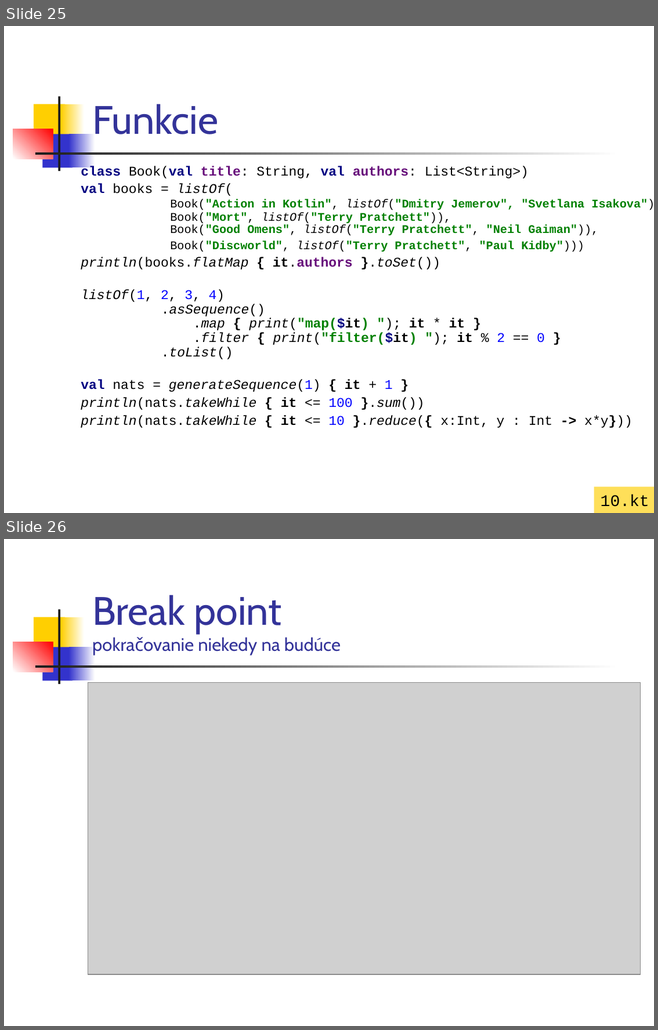
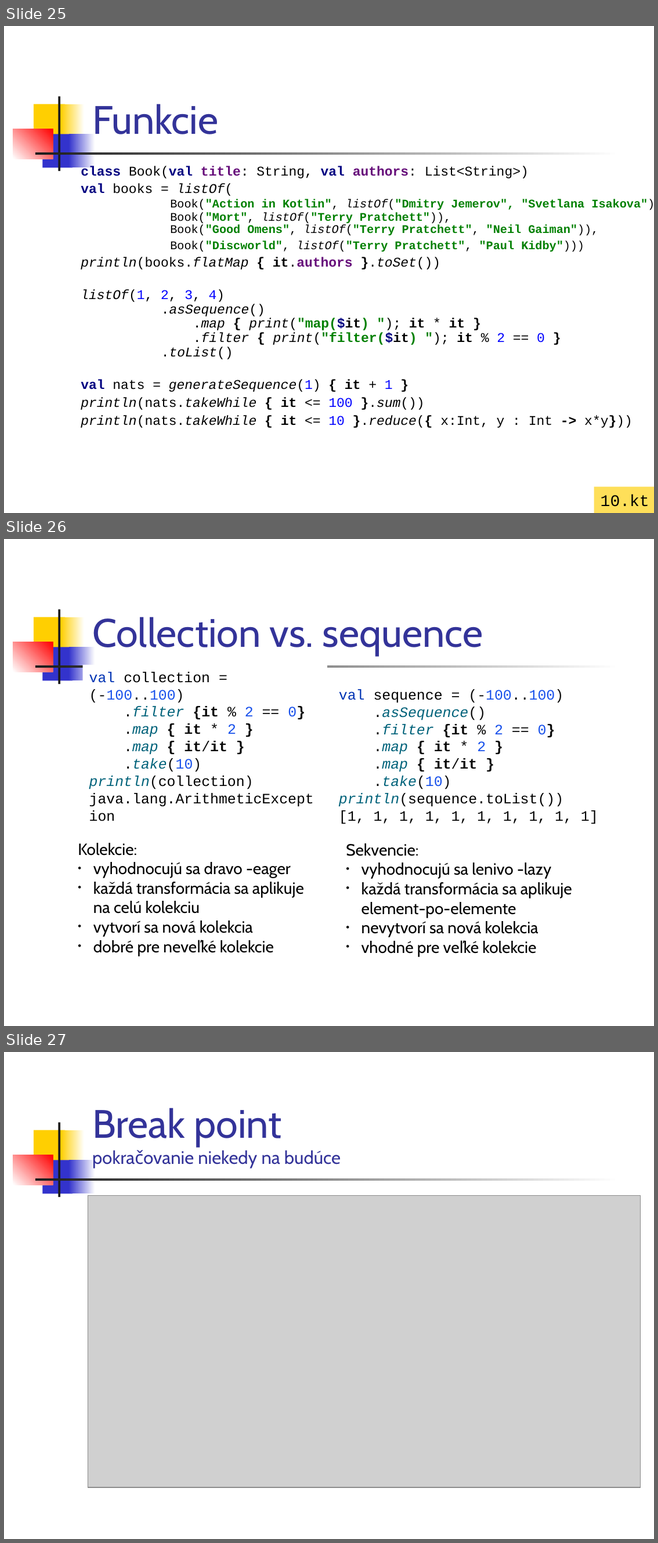
Before and after one commit to vmandro/Prednasky, a slide deck: 01/01_Kotlin.ppt. Shown one above the other, each under a label of ours: slides 25 and 26 before the commit, slides 25, 26 and 27 after it. The pictures are 658x1030 and 658x1543 pixels, drawn with LibreOffice and Linux fonts; fonts in the diff are those of the drawing; grey boxes stand for pictures. Boxes give left, top, right and bottom in pixels: in the first picture for what was removed or moved away, otherwise in the second. Text is boxed around its words. In the diff, an @@ line names an element or a change of style, - is before the commit and + after.

```diff
--- a/01/01_Kotlin.ppt
+++ b/01/01_Kotlin.ppt
@@ slide 26 added at (4,539,654,1026), background #FFFFFF; not listed: 7 template elements that a slide beside it also shows @@
@@ rectangle added at (15,553,28,579), fill #FFFFFF @@
@@ title added at (92,617,482,656), 44 pt, text #333399 @@
+Collection vs. sequence
@@ text added at (89,672,314,806), 16 pt, text #000000 @@
+val collection = (-100..100)
+.filter {it % 2 == 0}
+.map { it * 2 }
+.map { it/it }
+.take(10)
+println(collection)
+java.lang.ArithmeticException
@@ text added at (339,689,598,824), 16 pt, text #000000 @@
+val sequence = (-100..100)
+.asSequence()
+.filter {it % 2 == 0}
+.map { it * 2 }
+.map { it/it }
+.take(10)
+println(sequence.toList())
+[1, 1, 1, 1, 1, 1, 1, 1, 1, 1]
@@ text added at (78,843,304,956), 18 pt, text #000000 @@
+Kolekcie:
+• vyhodnocujú sa dravo -eager
+• každá transformácia sa aplikuje na celú kolekciu
+• vytvorí sa nová kolekcia
+• dobré pre neveľké kolekcie
@@ text added at (346,843,572,957), 18 pt, text #000000 @@
+Sekvencie:
+• vyhodnocujú sa lenivo -lazy
+• každá transformácia sa aplikuje element-po-elemente
+• nevytvorí sa nová kolekcia
+• vhodné pre veľké kolekcie
@@ what was slide 26 is now slide 27 @@
```
Also in this commit, not shown: 3 other files.
